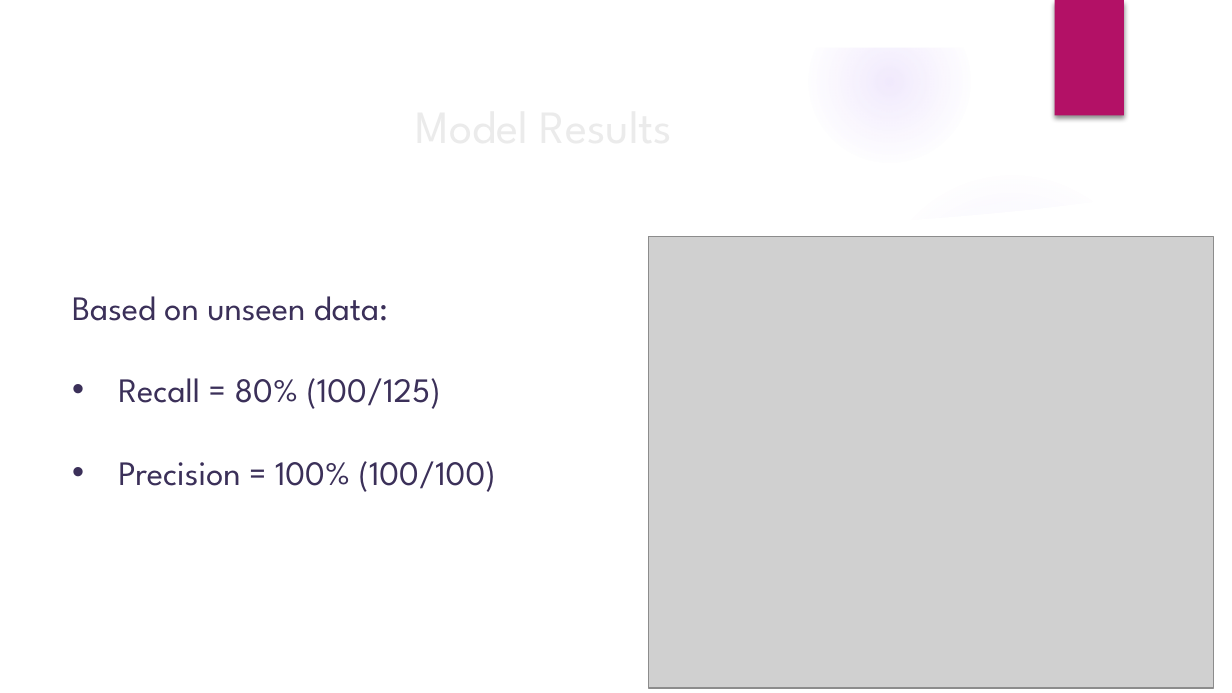
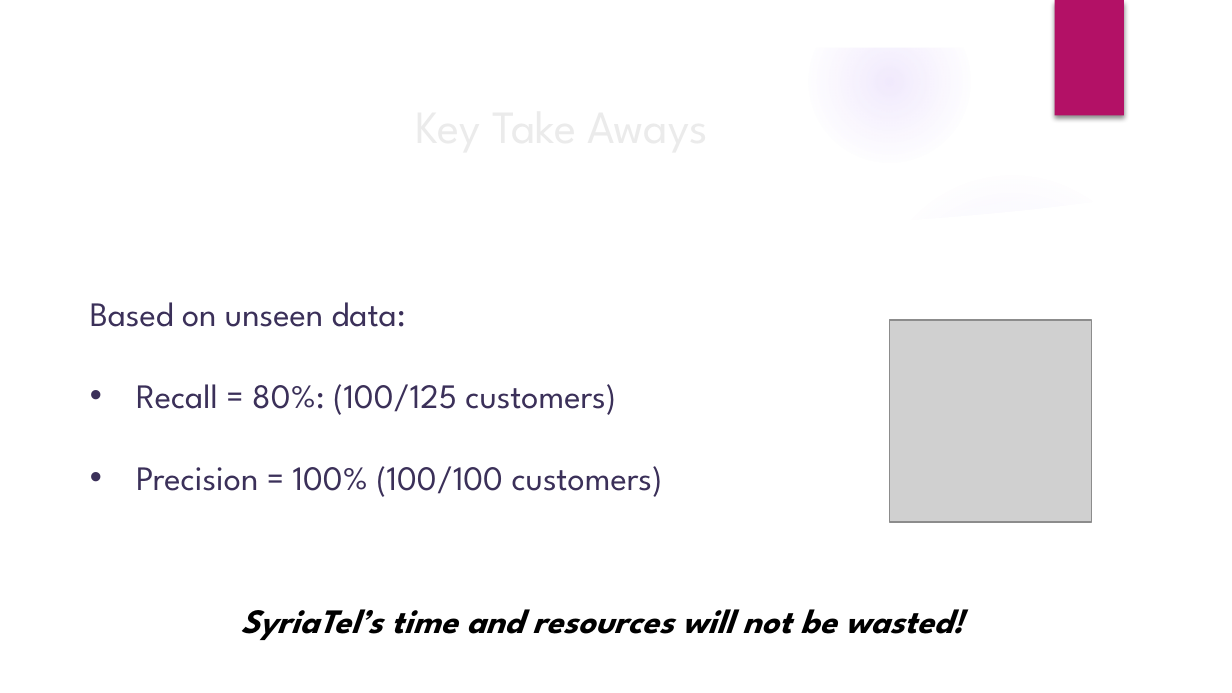
Before and after one commit to AliRampur/Phase-3-Project, a slide deck: slide 8 of Phase 3 Presentation.pptx. Drawn at 1232x693 pixels with LibreOffice and Linux fonts; fonts in the diff are those of the drawing; grey boxes stand for pictures; background and template pictures are left out. Boxes give left, top, right and bottom in pixels: in the first picture for what was removed or moved away, otherwise in the second. Text is boxed around its words. In the diff, an @@ line names an element or a change of style, - is before the commit and + after.

Commit message:
further updates to ppt based on feedback and updates to notebook

```diff
--- a/Phase 3 Presentation.pptx
+++ b/Phase 3 Presentation.pptx
@@ title at (404,85,801,175): text changed @@
-Model Results
+Key Take Aways
@@ picture removed at (649,237,1214,689) @@
@@ text "Based on unseen data:": place and size @@
-text "Based on unseen data:" at (72,296,496,492)
+text "Based on unseen data:" at (90,302,663,497)
@@ picture added at (890,320,1092,522) @@
@@ text at (136,384,663,497): text changed @@
-• Recall = 80% (100/125)
-• Precision = 100% (100/100)
+• Recall = 80%: (100/125 customers)
+• Precision = 100% (100/100 customers)
@@ text added at (241,609,963,640), 20 pt, text #000000, bold, italic @@
+SyriaTel’s time and resources will not be wasted!
```
Also in this commit, not shown: 7 other slides changed, 1 slide added, 1 slide removed, 2 other files.
